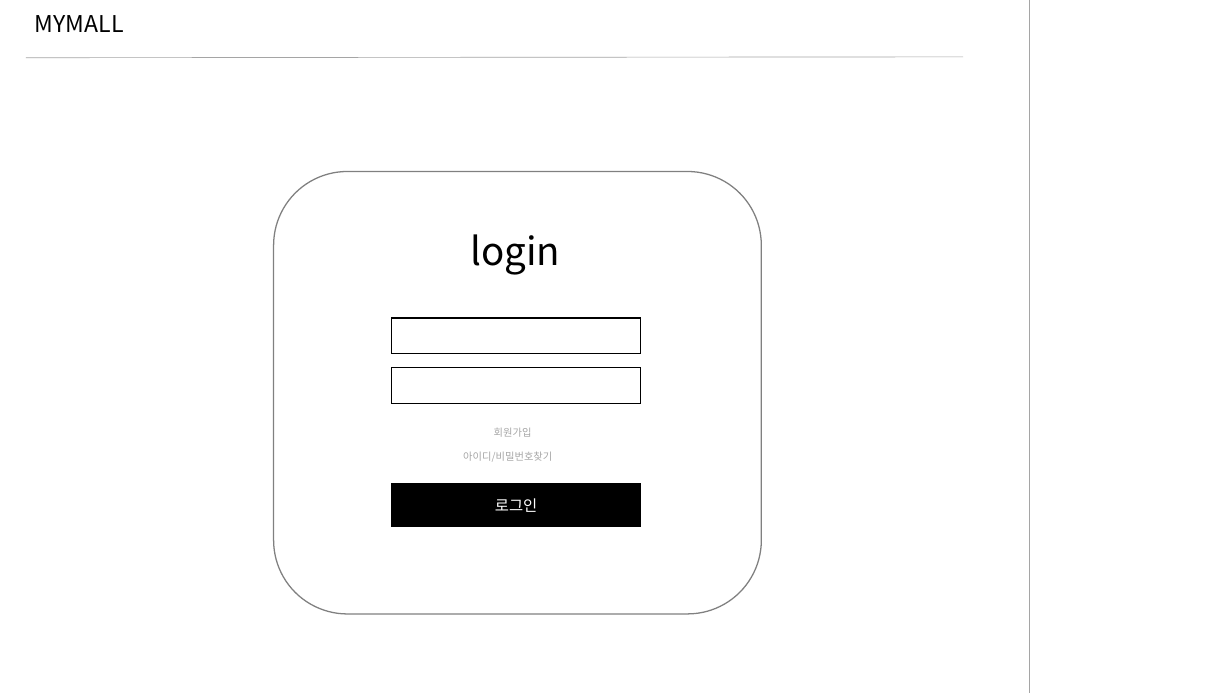
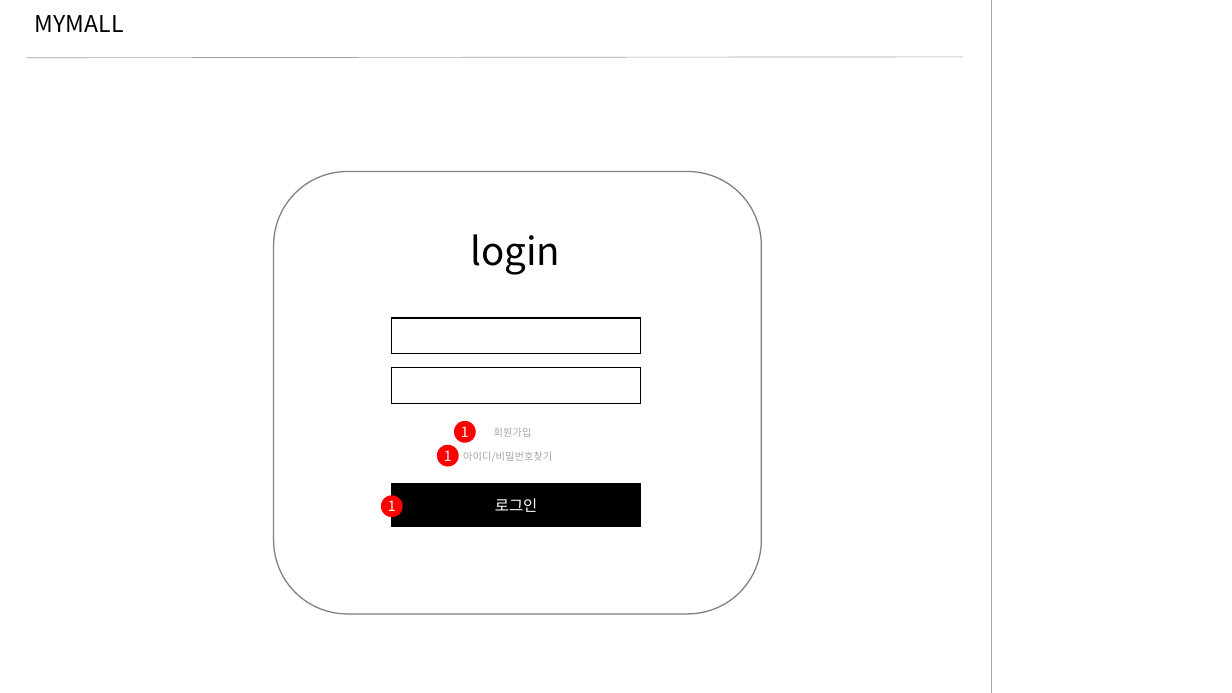
Before and after one commit to Hongsomang/mymall, a slide deck: slide 11 of document/design/MYMALL(쇼핑리스트)_스토리보드.pptx. Drawn at 1232x693 pixels with LibreOffice and Linux fonts; fonts in the diff are those of the drawing. Boxes give left, top, right and bottom in pixels: in the first picture for what was removed or moved away, otherwise in the second. Text is boxed around its words. In the diff, an @@ line names an element or a change of style, - is before the commit and + after.

```diff
--- a/document/design/MYMALL(쇼핑리스트)_스토리보드.pptx
+++ b/document/design/MYMALL(쇼핑리스트)_스토리보드.pptx
@@ line moved from (1030, 0) - (1030, 693) to (992, 0) - (992, 693) @@
@@ ellipse added at bbox=[437, 445, 459, 467], fill #FF0000, 11 pt, text #FFFFFF @@
+1
@@ ellipse added at bbox=[454, 421, 476, 444], fill #FF0000, 11 pt, text #FFFFFF @@
+1
@@ ellipse added at bbox=[381, 495, 403, 518], fill #FF0000, 11 pt, text #FFFFFF @@
+1
```
Also in this commit, not shown: 15 other slides changed, 3 slides added, 2 slides removed.
